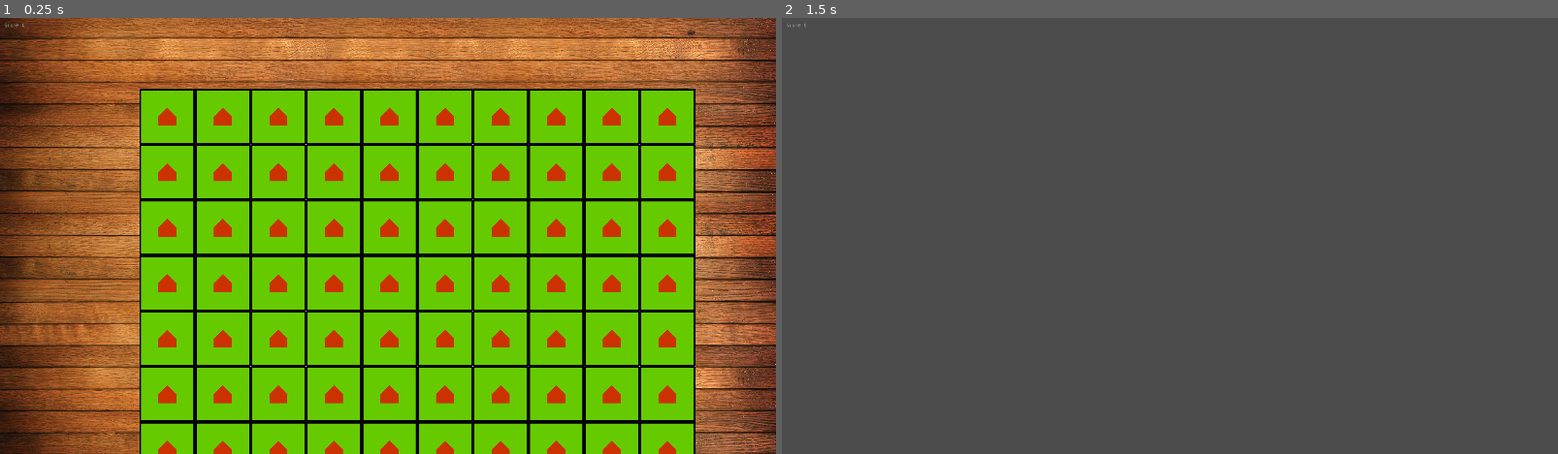
Above: before the commit, frames 1-2 (left to right).
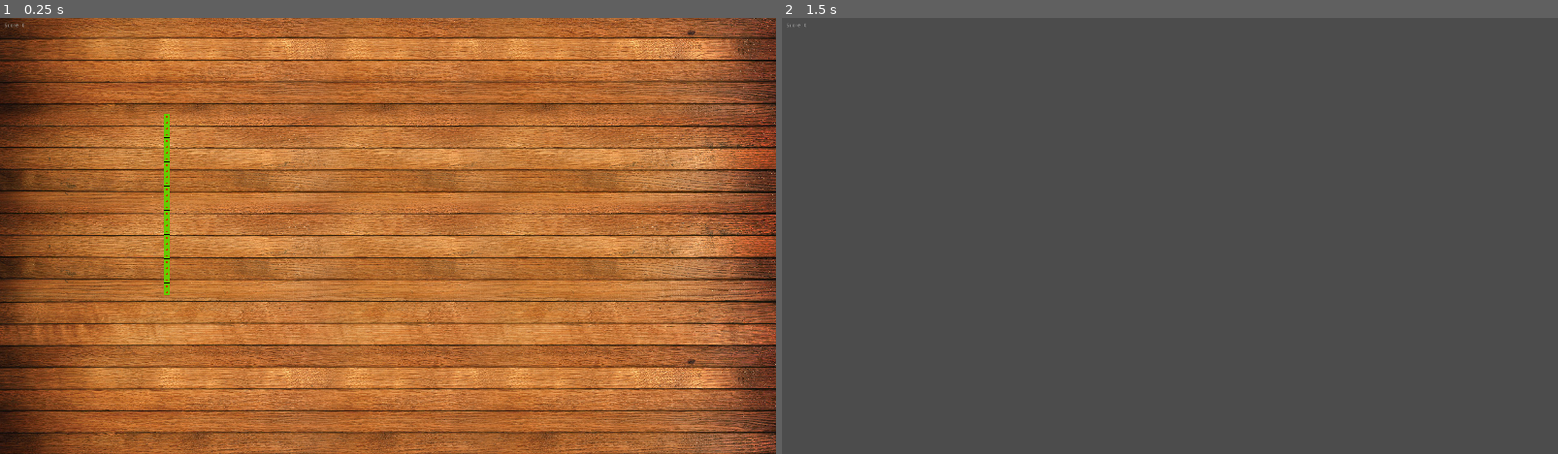
Above: after the commit, the same moments.

Repository: solangebl/godot-carcassonne
Game: Godot game, scene res://scenes/Game.tscn
Two runs of this game, one before a commit and one after it. Both use one fixed random seed, a clock stepped at 60 frames per second and the inputs below.
Inputs (mouse positions are in pixels of both pictures, inside the frame that each line leads up to):
- Up to frame 1 (0.25 s): no input
- Up to frame 2 (1.5 s): tap Enter at 0.5 s; move the mouse to (1340, 214) at 0.52 s; hold Right (ui_right) 0.53-1.25 s; hold Ctrl 0.53-1.25 s; click (1340, 214) at 0.67 s; tap Space at 1.25 s; drag from (1014, 257) to (1131, 323) at 1.27 s

The runs differ from the first frame. In frame 1, 60% of the frame differs, in the area x 18-90%, y 16-100%; in frame 2, nothing differs.

Commit message:
Board con 30 piezas

Diff:
--- a/scripts/Board.gd
+++ b/scripts/Board.gd
@@ -3,26 +3,29 @@
 
 const BOARD_DIMENTIONS = Vector2(10,10)
 
-var full_h = 1080
 var full_item_size = 330
 var scale_perc = 1
+var item_size = full_item_size
 
 # Called when the node enters the scene tree for the first time.
 func _ready():
 	var act_h = get_viewport().size.y
-	scale_perc = float(act_h)/full_h
+	print(act_h)
+	item_size = float(act_h)/30
+	print(item_size)
+	scale_perc = (item_size)/full_item_size
+	print(scale_perc)
 	generate_tiles()
 
 func generate_tiles():
-	var item_size = full_item_size*scale_perc
 	# TODO: generate game tiles, randomly save them in a stack to get them one by one
 	# TEST
-	for x in range(BOARD_DIMENTIONS.x):
-		for y in range(BOARD_DIMENTIONS.y):
-			var new_tile = load('res://scenes/tiles/ChurchTile.tscn').instance()
-			new_tile.set_scale(Vector2(scale_perc,scale_perc))
-			add_child(new_tile)
-			new_tile.setPos(x*item_size,y*item_size)
+	for x in range(30):
+	#	for y in range(BOARD_DIMENTIONS.y):
+		var new_tile = load('res://scenes/tiles/ChurchTile.tscn').instance()
+		new_tile.set_scale(Vector2(scale_perc,scale_perc))
+		add_child(new_tile)
+		new_tile.setPos(0*item_size,x*item_size)
 
 # Should decide if a tile can be placed at pos (x,y)
 
